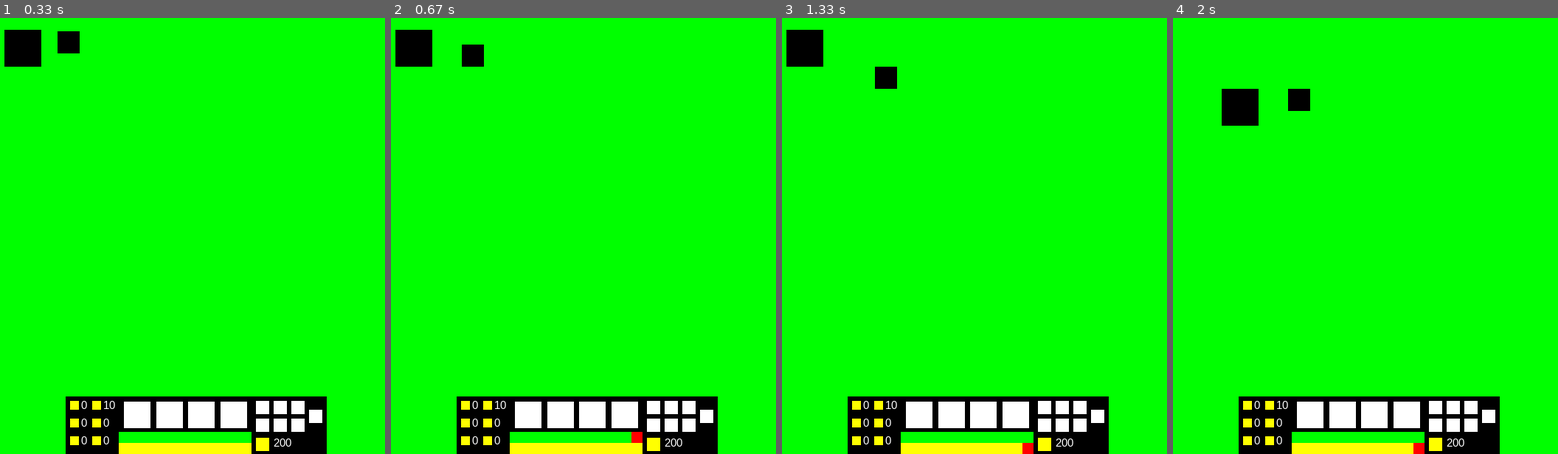
Above: before the commit, frames 1-4 (left to right).
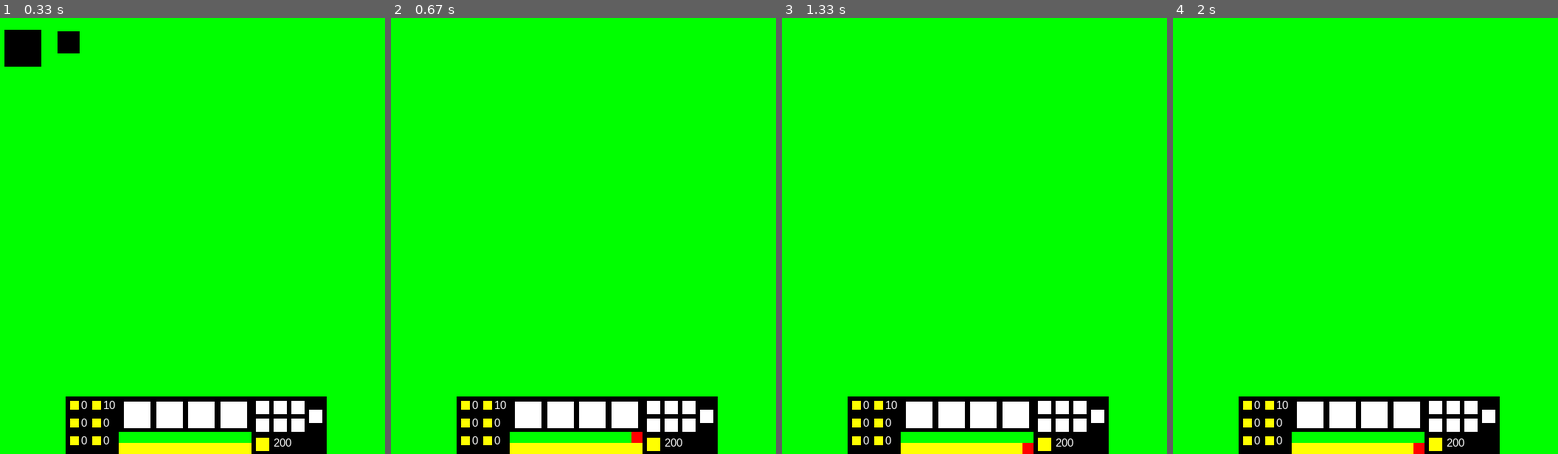
Above: after the commit, the same moments.

Repository: ibasow1015/Meme-Online-Battle-Arena
Game: pygame game, started from Main/Main.py
The game is run twice, just before and just after one commit, with the same random seed, the same clock (stepped at 60 frames per second) and the same inputs.
Inputs (mouse positions are in pixels of both pictures, inside the frame that each line leads up to):
- Up to frame 1 (0.33 s): no input
- Up to frame 2 (0.67 s): hold 1 from 0.33 s (still down); hold D from 0.33 s (still down)
- Up to frame 3 (1.33 s): release 1 at 0.8 s; release D at 0.8 s; hold D 0.83-1.3 s; tap 2 at 0.98 s
- Up to frame 4 (2 s): hold D 1.33-1.63 s; right-click (1423, 331) at 1.72 s

Frame 1 is identical in both runs. In frame 2, 1.1% of the frame differs, in the area x 1-25%, y 2-12%; in frame 3, 1.1%; in frame 4, 1.1%.

Commit message:
relative to map things

Diff:
--- a/Main/Characters.py
+++ b/Main/Characters.py
@@ -40,6 +40,15 @@
     def update(self):
         self.move()
 
+    def setX(self, x):
+        self.rect.x += x
+
+    def setY(self, y):
+        self.rect.y += y
+
+    def setDestination(self, x, y):
+        self.dest = (x, y)
+
 
 class Warrior(Player):
     def __init__(self, x, y, name):
@@ -80,6 +89,8 @@
         if (self.energy < 0):
             self.energy = 0
 
+    def getCenter(self):
+        return self.rect.center
 
 def initCharacter(data):
     data.player = Test(50, 50, 'Player1')
--- a/Main/Main.py
+++ b/Main/Main.py
@@ -29,22 +29,39 @@
 
 
 def keyDown(event, data):
-    # print(event.key)
+    print(event.key)
 
     # print(data.scrollX)
-    if (event.key == 273):
+    if (event.key == 119):
         drawMap.move(data, 0, -1)
-    elif (event.key == 274):
+        data.player.setY(data.mapStep)
+        data.player.setDestination(*data.player.getCenter())
+        for minion in data.minions.sprites():
+            minion.setY(data.mapStep)
+    elif (event.key == 115):
         drawMap.move(data, 0, 1)
-    elif (event.key == 276):
+        data.player.setY(-data.mapStep)
+        data.player.setDestination(*data.player.getCenter())
+        for minion in data.minions.sprites():
+            minion.setY(-data.mapStep)
+    elif (event.key == 97):
         drawMap.move(data, -1, 0)
-    elif (event.key == 275):
+        data.player.setX(data.mapStep)
+        data.player.setDestination(*data.player.getCenter())
+        for minion in data.minions.sprites():
+            minion.setX(data.mapStep)
+    elif (event.key == 100):
         drawMap.move(data, 1, 0)
+        data.player.setX(-data.mapStep)
+        data.player.setDestination(*data.player.getCenter())
+        for minion in data.minions.sprites():
+            minion.setX(-data.mapStep)
 
-    if(event.unicode=='1'):
-    	data.player.ability1()
-    if(event.unicode=='2'):
-    	data.player.ability2()
+    if (event.unicode == '1'):
+        data.player.ability1()
+    if (event.unicode == '2'):
+        data.player.ability2()
+
 
 def keyUp(event, data):
     pass
@@ -60,9 +77,8 @@
     drawMap.drawMap(data, display)
     Characters.drawCharacter(display, data)
     data.minions.drawMinions(display)
-    UI.drawTaskbar(display,data)
+    UI.drawTaskbar(display, data)
     icons.drawIcons(display, data)
-
 
 
 def run(width=300, height=300):
--- a/Main/Minions.py
+++ b/Main/Minions.py
@@ -38,6 +38,12 @@
             self.rect.x += data.unit
             self.rect.y += data.unit
 
+    def setX(self, x):
+        self.rect.x += x
+
+    def setY(self, y):
+        self.rect.y += y
+
     def getValue(self, cs):
         pass
 
